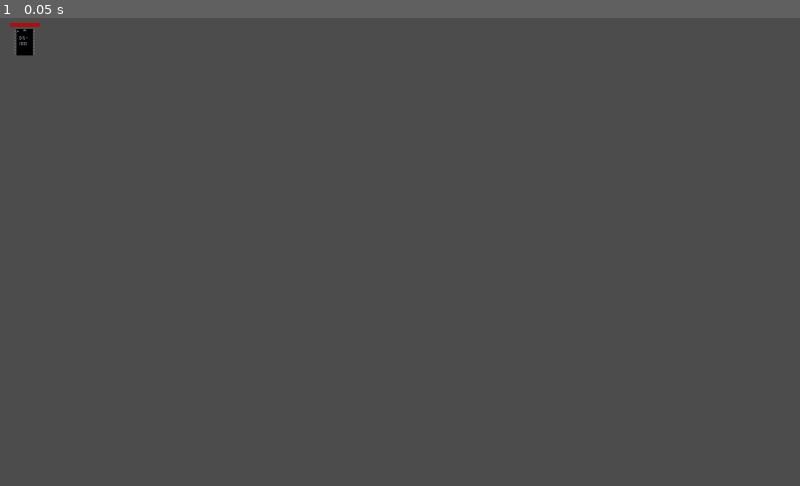
Above: before the commit, frame 1.
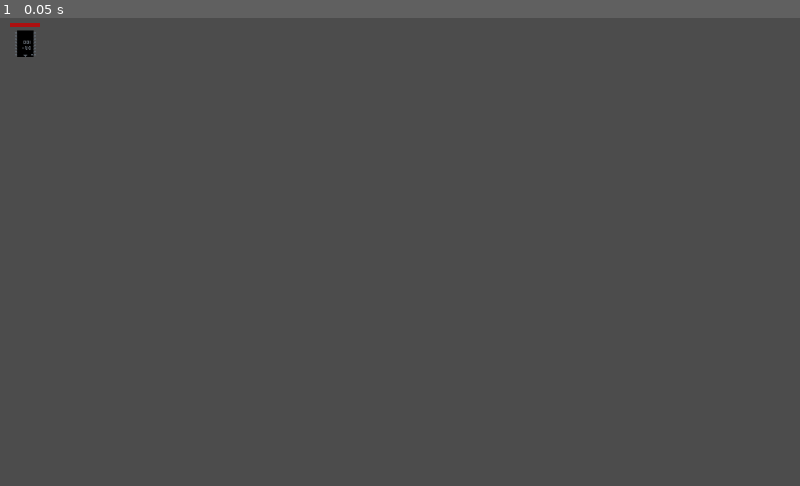
Above: after the commit, the same moment.

Repository: Electronics-Empire/Electronics-Empire
Game: Godot game, scene res://Scene/BR100_module.tscn
Same seed, same stepped clock (60 frames per second), same inputs: the game is played once before the commit and once after it. This scene is started directly instead of the project's main scene.
Inputs:
- Up to frame 1 (0.05 s): no input

The runs differ from the first frame. In frame 1, less than 0.1% of the frame differs, in the area x 1-5%, y 2-9%.
Error before the commit: Parse Error: The method "__die__" isn't declared in the current class. (res://Script/BR100_module.gd:153)

Commit message:
unit works in single player

Diff:
--- a/Scene/BR100_module.tscn
+++ b/Scene/BR100_module.tscn
@@ -3,17 +3,17 @@
 [ext_resource path="res://Script/BR100_module.gd" type="Script" id=1]
 [ext_resource path="res://Script/Interpreter_BR.gd" type="Script" id=2]
 [ext_resource path="res://engine_asset/health_bar_fg.tres" type="StyleBox" id=3]
-[ext_resource path="res://ObjectTile/BR_100_DOWN.png" type="Texture" id=4]
+[ext_resource path="res://ObjectTile/BR_100_UP.png" type="Texture" id=4]
 [ext_resource path="res://ObjectTile/BR_100_RIGHT.png" type="Texture" id=5]
 [ext_resource path="res://ObjectTile/BR_100_LEFT.png" type="Texture" id=6]
-[ext_resource path="res://ObjectTile/BR_100_UP.png" type="Texture" id=7]
+[ext_resource path="res://ObjectTile/BR_100_DOWN.png" type="Texture" id=7]
 
 [sub_resource type="SpriteFrames" id=1]
 
 animations = [ {
 "frames": [ ExtResource( 4 ) ],
 "loop": true,
-"name": "SOUTH",
+"name": "NORTH",
 "speed": 1.0
 }, {
 "frames": [ ExtResource( 5 ) ],
@@ -28,7 +28,7 @@
 }, {
 "frames": [ ExtResource( 7 ) ],
 "loop": true,
-"name": "NORTH",
+"name": "SOUTH",
 "speed": 1.0
 } ]
 
@@ -37,7 +37,7 @@
 custom_solver_bias = 0.0
 extents = Vector2( 31.5814, 31.7561 )
 
-[node name="BR100_module" type="KinematicBody2D"]
+[node name="BR100_module" type="KinematicBody2D" index="0"]
 
 position = Vector2( 32, 32 )
 input_pickable = false
--- a/Scene/Game.tscn
+++ b/Scene/Game.tscn
@@ -47,7 +47,7 @@
 anchor_mode = 1
 rotating = false
 current = true
-zoom = Vector2( 1, 1 )
+zoom = Vector2( 1.5, 1.5 )
 limit_left = -10000000
 limit_top = -10000000
 limit_right = 10000000
--- a/Script/BR100_module.gd
+++ b/Script/BR100_module.gd
@@ -22,17 +22,17 @@
 var sprite
 var ray_cast
 var entity_name
-var own
 var orientation
 var damage
 
-var carbon
+var code
+var code_pos
+var id
 
 var active
 
-
 signal add_ressource_signal
-signal dead_signal
+signal unit_dead_signal
 
 remote func ask_entity_sync():
 	rpc("entity_sync", self.sprite.animation, self.sprite.frame, self.position, self.health_bar.value, self.orientation)
@@ -47,26 +47,31 @@
 	pass
 
 
-sync func send_line(text):
-
-	if(!__is_active__()):
-
-		__set_active__()
-		self.clock_bar.show()
-
-		self.clock.start()
-		yield(self.clock, "timeout")
-
-		self.clock_bar.hide()
-
-		self.interpreter.load_line(text)
-		self.interpreter.evaluate()
-		if(self.interpreter.error_occur):
-			self.interpreter.error_occur = false
-			__reset_active__()
-		else:
-			print(self.interpreter.registers["x"])
-
+sync func send_line():
+
+	if(code[code_pos] == ""):
+		__instruction_finished__()
+	self.interpreter.load_line(code[code_pos])
+
+	self.clock_bar.show()
+
+	self.clock.start()
+	yield(self.clock, "timeout")
+
+	self.clock_bar.hide()
+
+	self.interpreter.evaluate()
+	if(self.interpreter.error_occur):
+		__explode__()
+	else:
+		print(self.interpreter.registers["x"])
+		print(self.interpreter.registers["y"])
+		print(self.interpreter.registers["a"])
+
+	pass
+
+func load_code(code):
+	self.code = code
 	pass
 
 func walk(count):
@@ -81,7 +86,7 @@
 			DIRECTION.west:
 				__walk__(Vector2(-globals.tileSize.x, 0), count)
 	else:
-		__reset_active__()
+		__instruction_finished__()
 	pass
 
 func __walk__(dest, count):
@@ -93,18 +98,26 @@
 		self.movement.interpolate_callback(self, self.movement.get_runtime(), "walk", count-1)
 		self.movement.start()
 	else:
-		__reset_active__()
+		__instruction_finished__()
 
 func tween_stopped():
-	__reset_active__()
-	pass
-
-sync func add_executed():
-	__reset_active__()
-	pass
-
-sync func sub_executed():
-	__reset_active__()
+	__instruction_finished__()
+	pass
+
+func add_executed():
+	__instruction_finished__()
+	pass
+
+func sub_executed():
+	__instruction_finished__()
+	pass
+
+func multiply_executed():
+	__instruction_finished__()
+	pass
+
+func divide_executed():
+	__instruction_finished__()
 	pass
 
 func rotate(direction):
@@ -121,7 +134,7 @@
 		"west":
 			self.orientation = DIRECTION.west
 			sprite.play("WEST")
-	__reset_active__()
+	__instruction_finished__()
 	pass
 
 func attack():
@@ -134,7 +147,7 @@
 			__attack__(Vector2(globals.tileSize.x,0))
 		DIRECTION.west:
 			__attack__(Vector2(-globals.tileSize.x,0))
-	__reset_active__()
+	__instruction_finished__()
 	pass
 
 func __attack__(dest):
@@ -152,8 +165,8 @@
 	if(self.health_bar.value <= 0):
 		self.__die__()
 
-func die():
-	emit_signal("dead_signal")
+func __die__():
+	emit_signal("unit_dead_signal")
 
 func mine():
 	match(self.orientation):
@@ -165,7 +178,7 @@
 			__mine__(Vector2(globals.tileSize.x,0))
 		DIRECTION.west:
 			__mine__(Vector2(-globals.tileSize.x,0))
-	__reset_active__()
+	__instruction_finished__()
 
 func __mine__(dest):
 	self.ray_cast.cast_to = dest
@@ -187,18 +200,18 @@
 	self.clock.set_one_shot(true)
 	self.add_child(self.clock)
 
+	self.code_pos = 0
+
 	self.entity_name = "BR100"
 
 	self.clock_bar = get_node("Clock_bar")
-	self.interpreter = get_node("LG401_Interpreter")
+	self.interpreter = get_node("BR100_Interpreter")
 	self.movement = get_node("Movement")
 	self.globals = get_node("/root/globals")
 	self.sprite = get_node("AnimatedSprite")
 	self.ray_cast = get_node("Collision_checker")
 	self.health_bar = get_node("Health_bar")
 
-	self.carbon = load("res://Scene/Carbon.tscn").instance()
-
 	self.health_bar.max_value = self.max_health
 	self.health_bar.value = self.max_health
 	self.sprite.play("SOUTH")
@@ -206,25 +219,24 @@
 	self.interpreter.connect("walk_signal", self, "walk")
 	self.interpreter.connect("add_signal", self, "add_executed")
 	self.interpreter.connect("sub_signal", self, "sub_executed")
+	self.interpreter.connect("multiply_signal", self, "multiply_executed")
+	self.interpreter.connect("divide_signal", self, "divide_executed")
 	self.interpreter.connect("rotate_signal", self, "rotate")
 	self.interpreter.connect("attack_signal", self, "attack")
 	self.interpreter.connect("mine_signal", self, "mine")
 
-	__reset_active__()
 	pass
 
 func _process(delta):
 	self.clock_bar.value = ((self.clock_time-self.clock.time_left)/self.clock_time)*100
 	pass
 
-func __reset_active__():
-	self.active = 0
-	pass
-
-func __set_active__():
-	self.active = 1
-	pass
-
-func __is_active__():
-	return self.active
-	pass
+func __instruction_finished__():
+	self.code_pos += 1
+	if(self.code_pos >= code.size()):
+		self.code_pos = 0
+	send_line()
+	pass
+
+func __explode__():
+	self.__die__()
--- a/Script/Interpreter_BR.gd
+++ b/Script/Interpreter_BR.gd
@@ -8,6 +8,7 @@
 	WALK,
 	ATTACK,
 	ROTATE,
+	MINE,
 	DIRECTION
 }
 
@@ -18,6 +19,7 @@
 signal divide_signal
 signal attack_signal
 signal rotate_signal
+signal mine_signal
 
 var direction_names
 
@@ -149,6 +151,13 @@
 
 				if(!self.error_occur):
 					emit_signal("rotate_signal",operand_1.value)
+
+			BR_type.MINE:
+
+				eat(BR_type.MINE)
+
+				if(!self.error_occur):
+					emit_signal("mine_signal")
 	else:
 		error("bad instruction")
 
@@ -193,6 +202,11 @@
 			return
 
 		"rot":
+			advance()
+			self.current_token = Token.new(BR_type.ROTATE, null)
+			return
+
+		"mine":
 			advance()
 			self.current_token = Token.new(BR_type.ROTATE, null)
 			return
--- a/Script/Interpreter_LG401.gd
+++ b/Script/Interpreter_LG401.gd
@@ -5,7 +5,8 @@
 	ATTACK,
 	ROTATE,
 	DIRECTION,
-	MINE
+	MINE,
+	BUILD
 }
 
 signal walk_signal
@@ -14,6 +15,7 @@
 signal attack_signal
 signal rotate_signal
 signal mine_signal
+signal build_signal
 
 var direction_names
 
@@ -63,6 +65,19 @@
 
 				if(!self.error_occur):
 					emit_signal("mine_signal")
+
+			LG401_type.BUILD:
+
+				eat(LG401_type.BUILD)
+
+				self.operand_1 = self.current_token
+				eat(BASE_type.STRING)
+
+				self.operand_2 = self.current_token
+				eat(BASE_type.STRING)
+
+				if(!self.error_occur):
+					emit_signal("build_signal", operand_1.value, operand_2.value)
 	else:
 		error("bad instruction")
 
@@ -96,6 +111,11 @@
 			self.current_token = Token.new(LG401_type.MINE, null)
 			return
 
+		"bld":
+			advance()
+			self.current_token = Token.new(LG401_type.BUILD, null)
+			return
+
 	if(self.cur_lexeme in direction_names):
 		advance()
 		self.current_token = Token.new(LG401_type.DIRECTION, self.cur_lexeme)
--- a/Script/Interpreter_base.gd
+++ b/Script/Interpreter_base.gd
@@ -3,6 +3,7 @@
 enum BASE_type{
 	INTEGER,
 	REGISTER,
+	STRING,
 	EOF
 }
 
@@ -77,6 +78,14 @@
 		self.current_token = Token.new(BASE_type.REGISTER, cur_lexeme)
 		return
 
+	if(self.cur_lexeme.begins_with("\"") and self.cur_lexeme.ends_with("\"")):
+		self.cur_lexeme = line[pos]
+		advance()
+		self.cur_lexeme.erase(0, 1)
+		self.cur_lexeme.erase(self.cur_lexeme.length()-1, 1)
+		self.current_token = Token.new(BASE_type.STRING, self.cur_lexeme)
+		return
+
 # function for instruction with form INST REG/INT REG/INT REG
 func inst_2V_1R():
 	self.operand_1 = self.current_token
--- a/Script/LG401_module.gd
+++ b/Script/LG401_module.gd
@@ -22,17 +22,15 @@
 var sprite
 var ray_cast
 var entity_name
-var own
 var orientation
 var damage
 
-var carbon
-
 var active
 
 
 signal add_ressource_signal
 signal dead_signal
+signal build_signal
 
 remote func ask_entity_sync():
 	rpc("entity_sync", self.sprite.animation, self.sprite.frame, self.position, self.health_bar.value, self.orientation)
@@ -64,9 +62,6 @@
 		if(self.interpreter.error_occur):
 			self.interpreter.error_occur = false
 			__reset_active__()
-		else:
-			print(self.interpreter.registers["x"])
-
 	pass
 
 func walk(count):
@@ -146,13 +141,34 @@
 		if(obj is KinematicBody2D):
 			obj.__receive_damage__(self.damage)
 
+func build(file_path, unit_type):
+	match(self.orientation):
+		DIRECTION.north:
+			__build__(Vector2(0,-globals.tileSize.y), file_path, unit_type)
+		DIRECTION.south:
+			__build__(Vector2(0,globals.tileSize.y), file_path, unit_type)
+		DIRECTION.east:
+			__build__(Vector2(globals.tileSize.x,0), file_path, unit_type)
+		DIRECTION.west:
+			__build__(Vector2(-globals.tileSize.x,0), file_path, unit_type)
+	__reset_active__()
+	pass
+
+func __build__(dest, file_path, unit_type):
+	self.ray_cast.cast_to = dest
+	self.ray_cast.force_raycast_update()
+
+	if(!self.ray_cast.is_colliding()):
+		emit_signal("build_signal", file_path, unit_type, self.position + dest)
+	pass
+
 func __receive_damage__(damage):
 	self.health_bar.value -= damage
 	print(self.health_bar.value)
 	if(self.health_bar.value <= 0):
 		self.__die__()
 
-func die():
+func __die__():
 	emit_signal("dead_signal")
 
 func mine():
@@ -197,8 +213,6 @@
 	self.ray_cast = get_node("Collision_checker")
 	self.health_bar = get_node("Health_bar")
 
-	self.carbon = load("res://Scene/Carbon.tscn").instance()
-
 	self.health_bar.max_value = self.max_health
 	self.health_bar.value = self.max_health
 	self.sprite.play("SOUTH")
@@ -209,6 +223,7 @@
 	self.interpreter.connect("rotate_signal", self, "rotate")
 	self.interpreter.connect("attack_signal", self, "attack")
 	self.interpreter.connect("mine_signal", self, "mine")
+	self.interpreter.connect("build_signal", self, "build")
 
 	__reset_active__()
 	pass
--- a/Script/player.gd
+++ b/Script/player.gd
@@ -4,6 +4,9 @@
 var ressource_dict = Dictionary()
 var lg401_module
 var id
+var unit_id_iterator = 0
+
+onready var br100_module_scene = load("res://Scene/BR100_module.tscn")
 
 signal add_ressource_signal
 signal dead_signal
@@ -13,10 +16,11 @@
 
 func generate_lg401(init_pos_vector):
 	var module = load("res://Scene/LG401_module.tscn").instance()
-	module.connect("add_ressource_signal", self, "add_ressource")
 	self.add_child(module)
 
 	module.connect("dead_signal", self, "player_die")
+	module.connect("add_ressource_signal", self, "add_ressource")
+	module.connect("build_signal", self, "load_code")
 
 	module.set_position(init_pos_vector)
 	self.lg401_module = module
@@ -39,6 +43,8 @@
 		self.lg401_module = load("res://Scene/LG401_module.tscn").instance()
 
 		lg401_module.connect("add_ressource_signal", self, "add_ressource")
+		lg401_module.connect("dead_signal", self, "player_die")
+		lg401_module.connect("build_signal", self, "load_code")
 
 		add_child(self.lg401_module)
 		self.lg401_module.rpc_id(1,"__ask_entity_sync__")
@@ -54,6 +60,35 @@
 		emit_signal("add_ressource_signal", ressource, ressource_dict[ressource])
 	pass
 
+func load_code(file_path, unit_type, init_position):
+	if(self.id == get_tree().get_network_unique_id()):
+		var file = File.new()
+		if(file.open("game_script/" + file_path, file.READ) == OK):
+			var code_array = Array()
+			while(!file.eof_reached()):
+				code_array.append(file.get_line())
+			rpc("create_unit", code_array, unit_type, init_position)
+			pass
+
+sync func create_unit(code_array, unit_type, init_position):
+	var unit
+	match(unit_type):
+		"BR100":
+			unit = br100_module_scene.instance()
+
+	unit.code = code_array
+	add_child(unit)
+	unit.set_position(init_position)
+
+	unit.id = unit_id_iterator
+	unit_list.insert(unit_id_iterator, unit.get_path())
+	unit_id_iterator += 1
+
+	unit.send_line()
+
+	pass
+
+
 
 #func _process(delta):
 #	# Called every frame. Delta is time since last frame.
Not shown, changed: .gitignore
